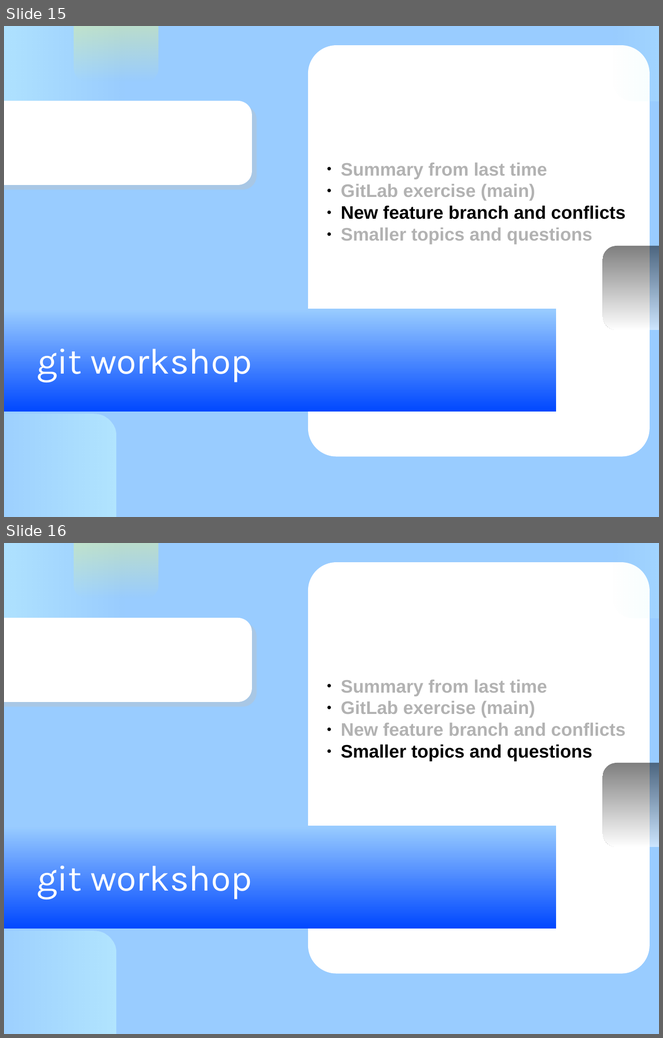
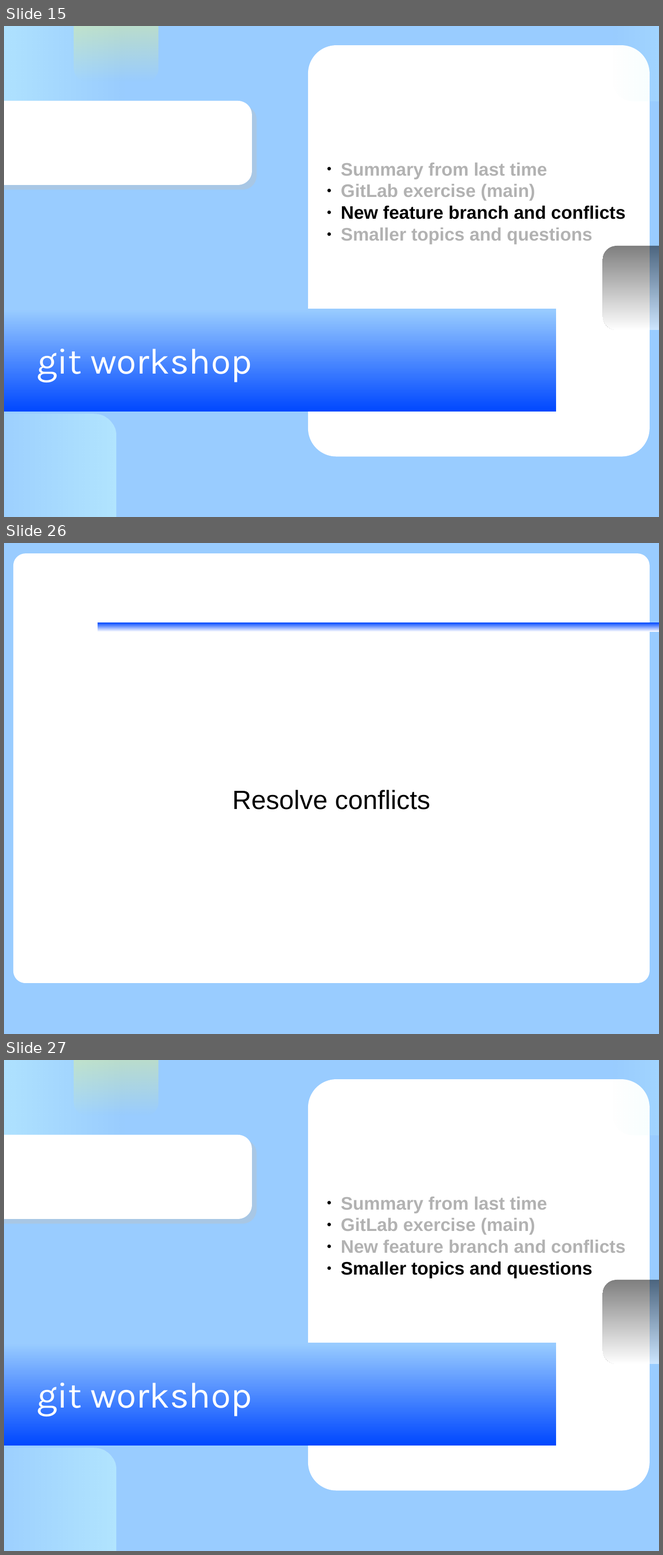
Before and after one commit to KennethNielsen/presentations, a slide deck: gitworkshop/gitworkshop.odp. Shown one above the other, each under a label of ours: slides 15 and 16 before the commit, slides 15, 26 and 27 after it; the slides between them are not shown. The pictures are 663x1038 and 663x1555 pixels, drawn with LibreOffice and Linux fonts; fonts in the diff are those of the drawing; background and template pictures are left out. Boxes give left, top, right and bottom in pixels: in the first picture for what was removed or moved away, otherwise in the second. Text is boxed around its words. In the diff, an @@ line names an element or a change of style, - is before the commit and + after.

```diff
--- a/gitworkshop/gitworkshop.odp
+++ b/gitworkshop/gitworkshop.odp
@@ slide 26 added at box(4, 543, 659, 1034), background #99CCFF @@
@@ rounded rectangle added at box(13, 554, 650, 983), fill #FFFFFF @@
@@ rectangle added at box(98, 623, 659, 632), fill gradient #FFFFFF to #0047FF @@
@@ subtitle added at box(232, 790, 430, 810), 32 pt, text #000000 @@
+Resolve conflicts
@@ what was slide 16 is now slide 27 @@
```
Also in this commit, not shown: 10 other slides added, 2 other files.
